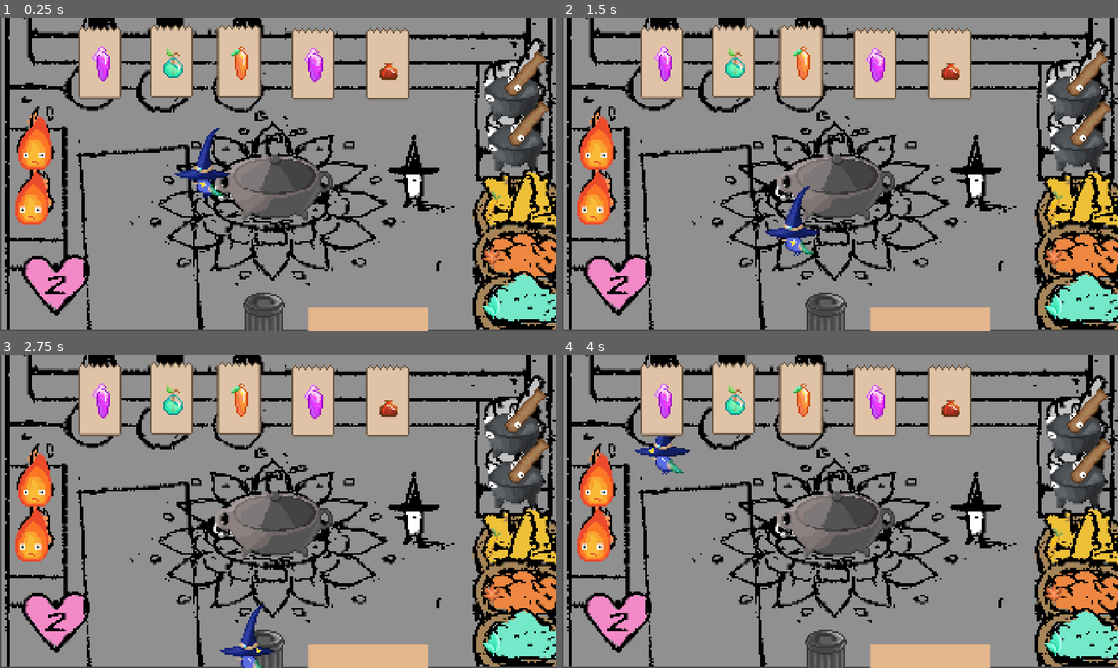
Above: before the commit, frames 1-4 (two rows, left to right).
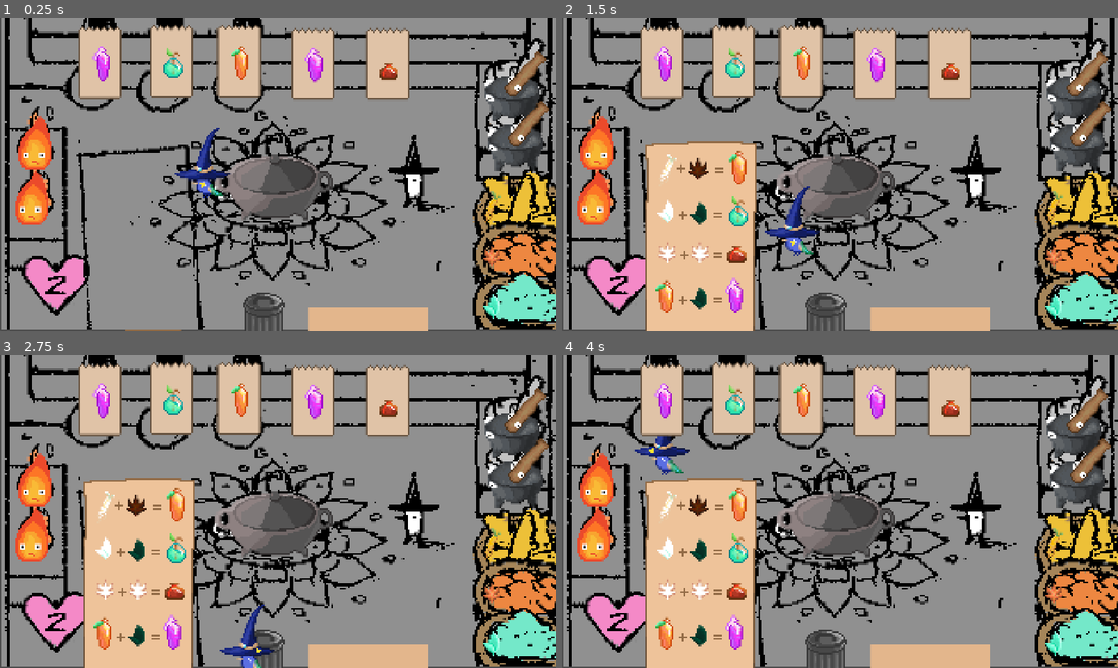
Above: after the commit, the same moments.

Repository: ritks/AlchemyGame
Game: Godot game, scene res://scenes/Kitchen.tscn
Same seed, same stepped clock (60 frames per second), same inputs: the game is played once before the commit and once after it.
Inputs:
- Up to frame 1 (0.25 s): no input
- Up to frame 2 (1.5 s): tap Enter at 0.5 s; hold D (move_right) 0.53-1.28 s; hold . (toggle_recipe) 0.53-1.28 s; tap Space at 1.25 s; hold S (move_down) from 1.28 s (still down); tap , (interact) at 1.35 s
- Up to frame 3 (2.75 s): tap . (toggle_recipe) at 1.55 s; release S (move_down) at 2.03 s; hold D (move_right) from 2.03 s (still down); hold . (toggle_recipe) from 2.03 s (still down)
- Up to frame 4 (4 s): tap Enter at 2.75 s; release D (move_right) at 2.78 s; release . (toggle_recipe) at 2.78 s; hold W (move_up) 2.78-3.53 s; tap . (toggle_recipe) at 2.85 s; hold A (move_left) from 3.53 s (still down); hold . (toggle_recipe) from 3.53 s (still down); tap , (interact) at 3.6 s

The runs differ from the first frame. In frame 1, less than 0.1% of the frame differs, in the area x 22-33%, y 99-100%; in frame 2, 12%, in the area x 15-35%, y 39-100%; in frame 3, 12%; in frame 4, 12%.

Commit message:
added recipe card

Diff:
--- a/scenes/Kitchen.tscn
+++ b/scenes/Kitchen.tscn
@@ -5,6 +5,8 @@
 [ext_resource type="PackedScene" uid="uid://brytf4vrdb1mp" path="res://scenes/CookingStation.tscn" id="2_station"]
 [ext_resource type="PackedScene" uid="uid://cbe3w5ohg047c" path="res://scenes/IngredientSlot.tscn" id="3_slot"]
 [ext_resource type="PackedScene" uid="uid://b72wyqdkujstb" path="res://scenes/Customer.tscn" id="5_cwfnw"]
+[ext_resource type="Texture2D" uid="uid://drpqm7vobhk8r" path="res://sprites/recipes.png" id="6_qnge3"]
+[ext_resource type="Script" path="res://scripts/RecipeCard.gd" id="7_recipecard"]
 
 [sub_resource type="RectangleShape2D" id="RectangleShape2D_e4uee"]
 size = Vector2(1677, 109.5)
@@ -174,7 +176,7 @@
 position = Vector2(0, 0.00035095215)
 shape = SubResource("CircleShape2D_cwfnw")
 
-[node name="Item" type="Sprite2D" parent="Floor/Storage1"]
+[node name="Item" type="Sprite2D" parent="Floor/Storage1" unique_id=1197433601]
 
 [node name="Storage2" parent="Floor" unique_id=940504384 instance=ExtResource("2_station")]
 position = Vector2(1270.9999, 1057.9999)
@@ -188,7 +190,7 @@
 position = Vector2(0, 0.00035095215)
 shape = SubResource("CircleShape2D_cwfnw")
 
-[node name="Item" type="Sprite2D" parent="Floor/Storage2"]
+[node name="Item" type="Sprite2D" parent="Floor/Storage2" unique_id=984827906]
 
 [node name="Storage3" parent="Floor" unique_id=1132444593 instance=ExtResource("2_station")]
 position = Vector2(1402.9999, 1057.9999)
@@ -222,6 +224,11 @@
 
 [node name="Customer5" parent="." unique_id=1510208693 instance=ExtResource("5_cwfnw")]
 position = Vector2(1340, 155)
+
+[node name="Recipes" type="Sprite2D" parent="." unique_id=1269332930]
+position = Vector2(480, 785)
+texture = ExtResource("6_qnge3")
+script = ExtResource("7_recipecard")
 
 [editable path="Floor/Cauldron"]
 [editable path="Floor/Pan1"]
--- a/scripts/CookingStation.gd
+++ b/scripts/CookingStation.gd
@@ -61,9 +61,14 @@
 
 	# cue_visual.texture = load("res://sprites/cue.png")
 
-	ready_icon.texture = load("res://sprites/ready_icon.png")
-	ready_icon.position = READY_ICON_OFFSET[cook_station_type]
-	ready_icon.flip_h = cook_station_type == Station.PAN or cook_station_type == Station.CAULDRON
+	# Trash Can and Storage don't get ready-icon previews/reveals at all, so skip
+	# _process() entirely for them rather than early-returning out of it every frame.
+	if cook_station_type == Station.TRASH_CAN or cook_station_type == Station.STORAGE:
+		set_process(false)
+	else:
+		ready_icon.texture = load("res://sprites/ready_icon.png")
+		ready_icon.position = READY_ICON_OFFSET[cook_station_type]
+		ready_icon.flip_h = cook_station_type == Station.PAN or cook_station_type == Station.CAULDRON
 
 	cook_timer.one_shot = true
 	cook_timer.wait_time = cook_time_sec
@@ -259,5 +264,5 @@
 			_hide_ready_icon()
 		State.READY:
 			body.modulate = Color.WHITE
-			if cook_station_type != Station.CAULDRON:
+			if cook_station_type == Station.MORTAR or cook_station_type == Station.PAN:
 				_show_ready_icon(cooking_item_type)
--- /dev/null
+++ b/scripts/RecipeCard.gd
@@ -0,0 +1,32 @@
+extends Sprite2D
+
+const PEEK_AMOUNT := 36.0
+const SLIDE_DURATION := 0.3
+
+var rest_position: Vector2
+var hidden_position: Vector2
+var is_showing: bool = false
+var slide_tween: Tween
+
+
+func _ready() -> void:
+	rest_position = position
+	var half_height: float = (texture.get_size().y * scale.y) / 2.0
+	var viewport_height: float = get_viewport_rect().size.y
+	hidden_position = Vector2(rest_position.x, viewport_height - PEEK_AMOUNT + half_height)
+	position = hidden_position
+
+
+func _unhandled_input(event: InputEvent) -> void:
+	if event.is_action_pressed("toggle_recipe"):
+		is_showing = not is_showing
+		_animate_to(rest_position if is_showing else hidden_position)
+
+
+func _animate_to(target: Vector2) -> void:
+	if slide_tween:
+		slide_tween.kill()
+	slide_tween = create_tween()
+	slide_tween.set_trans(Tween.TRANS_QUAD)
+	slide_tween.set_ease(Tween.EASE_OUT)
+	slide_tween.tween_property(self, "position", target, SLIDE_DURATION)
Not shown, added: scripts/RecipeCard.gd.uid
Binary file added: sprites/recipes.png
Not shown, added: sprites/recipes.png.import
